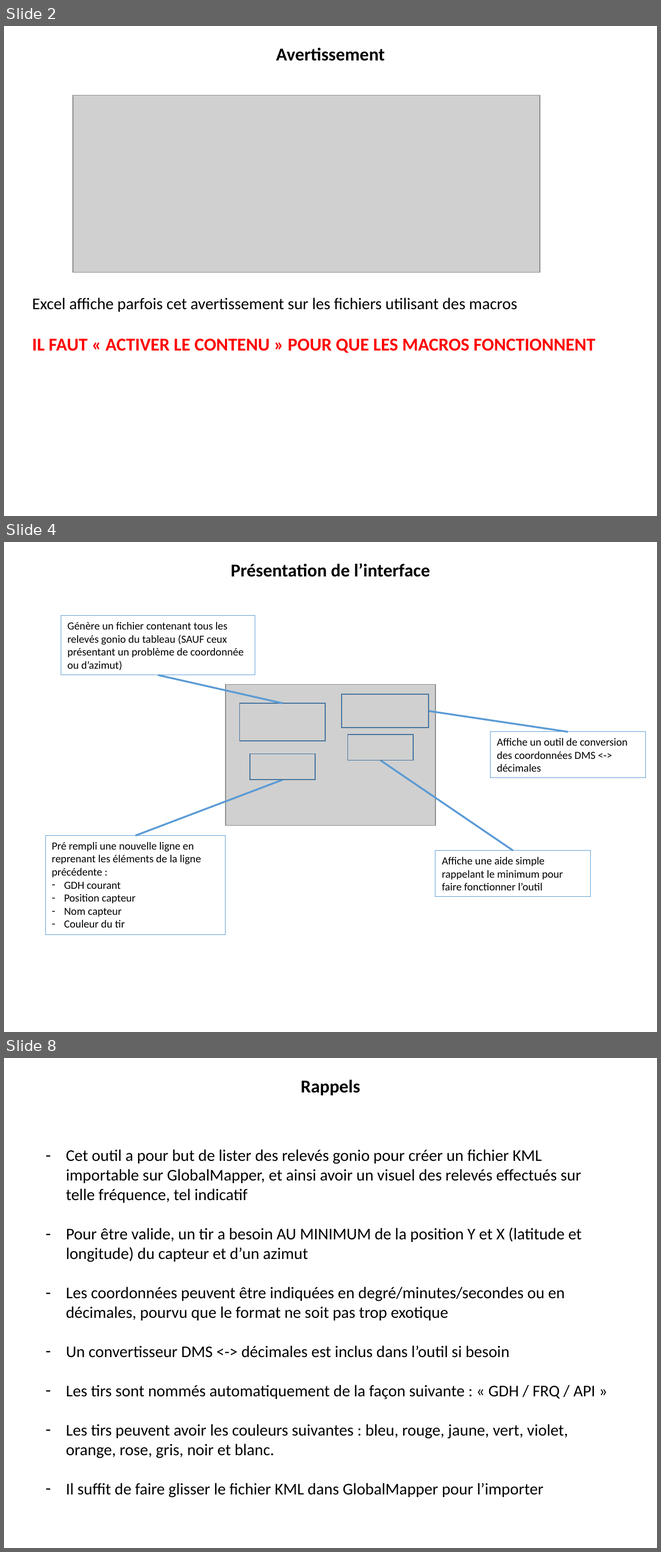
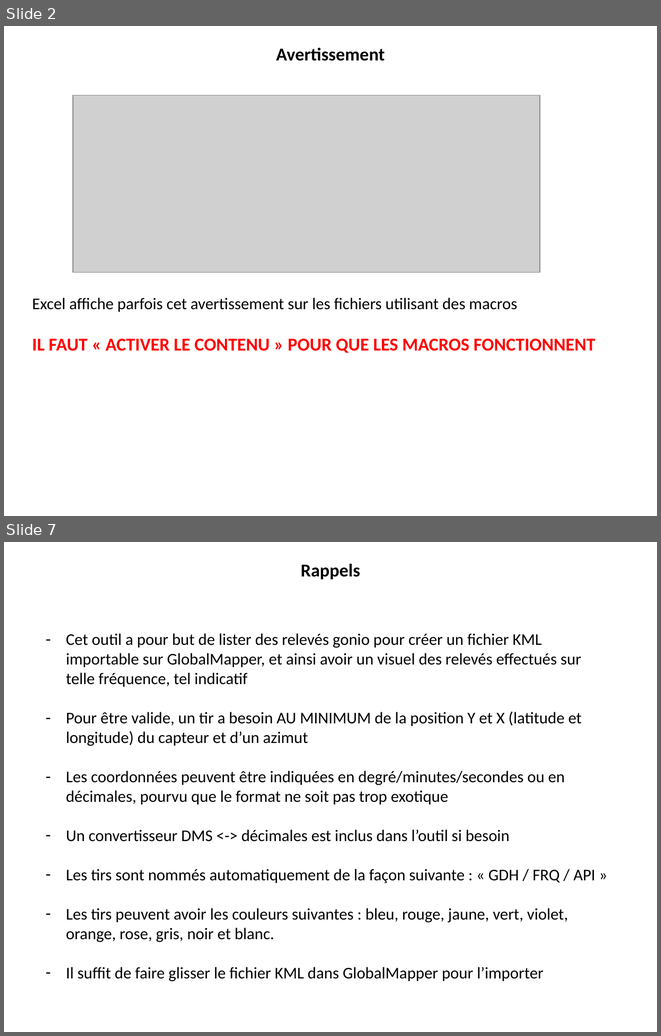
Before and after one commit to 20100dbg/OutilsGeo, a slide deck: TUTO_BDD_GONIO.pptx. Shown one above the other, each under a label of ours: slides 2, 4 and 8 before the commit, slides 2 and 7 after it; the slides between them are not shown. The pictures are 661x1552 and 661x1036 pixels, drawn with LibreOffice and Linux fonts; fonts in the diff are those of the drawing; grey boxes stand for pictures; background and template pictures are left out. Boxes give left, top, right and bottom in pixels: in the first picture for what was removed or moved away, otherwise in the second. Text is boxed around its words. In the diff, an @@ line names an element or a change of style, - is before the commit and + after.

```diff
--- a/TUTO_BDD_GONIO.pptx
+++ b/TUTO_BDD_GONIO.pptx
@@ slide 4 removed at [4, 542, 657, 1032], background #FFFFFF @@
@@ text removed at [231, 563, 430, 577] @@
-Présentation de l’interface
@@ rectangle removed at [61, 616, 255, 675] @@
-Génère un fichier contenant tous les relevés gonio du tableau (SAUF ceux présentant un problème de coordonnée ou d’azimut)
@@ line removed from (283, 703) to (158, 675) @@
@@ picture removed at [226, 685, 435, 826] @@
@@ rectangle removed at [342, 694, 429, 728] @@
@@ rectangle removed at [240, 703, 325, 741] @@
@@ line removed from (429, 711) to (568, 732) @@
@@ rectangle removed at [491, 732, 646, 778] @@
-Affiche un outil de conversion des coordonnées DMS <-> décimales
@@ rectangle removed at [347, 734, 413, 761] @@
@@ rectangle removed at [249, 753, 315, 779] @@
@@ line removed from (380, 760) to (513, 850) @@
@@ line removed from (283, 779) to (135, 835) @@
@@ rectangle removed at [45, 835, 226, 934] @@
-Pré rempli une nouvelle ligne en reprenant les éléments de la ligne précédente :
-– GDH courant
-– Position capteur
-– Nom capteur
-– Couleur du tir
@@ rectangle removed at [435, 850, 591, 897] @@
-Affiche une aide simple rappelant le minimum pour faire fonctionner l’outil
@@ what was slide 8 is now slide 7 @@
```
Also in this commit, not shown: 3 slides changed, 4 slides added, 2 other slides removed, 2 other files.
